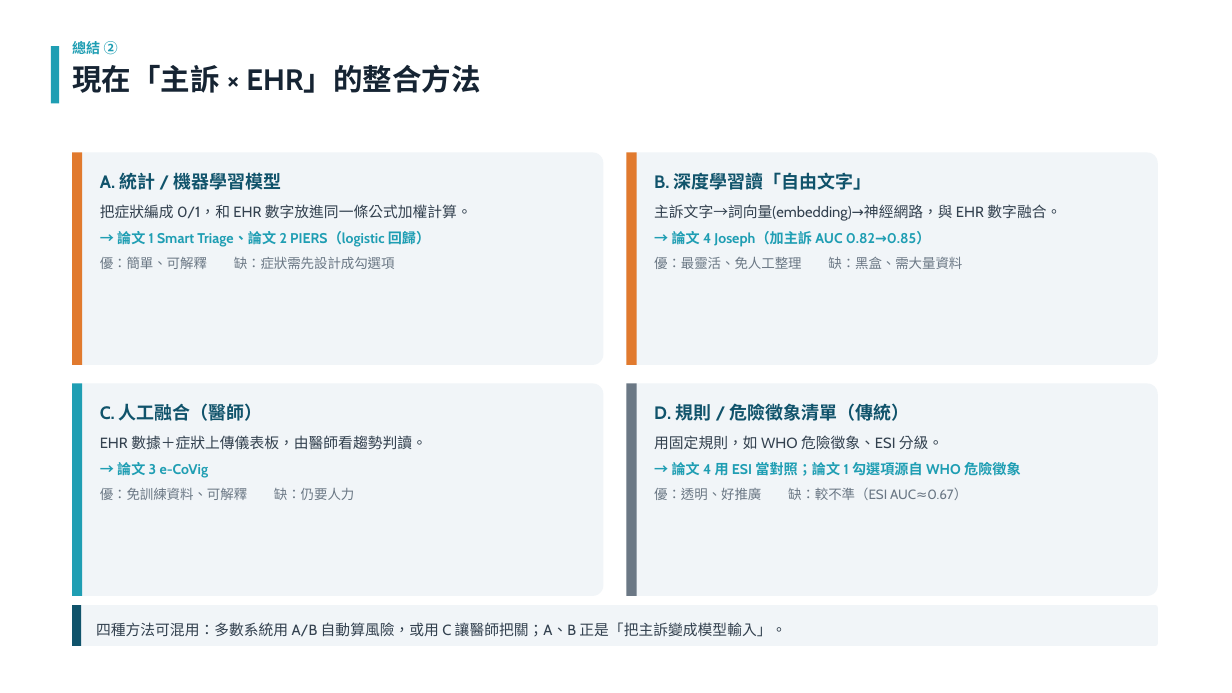
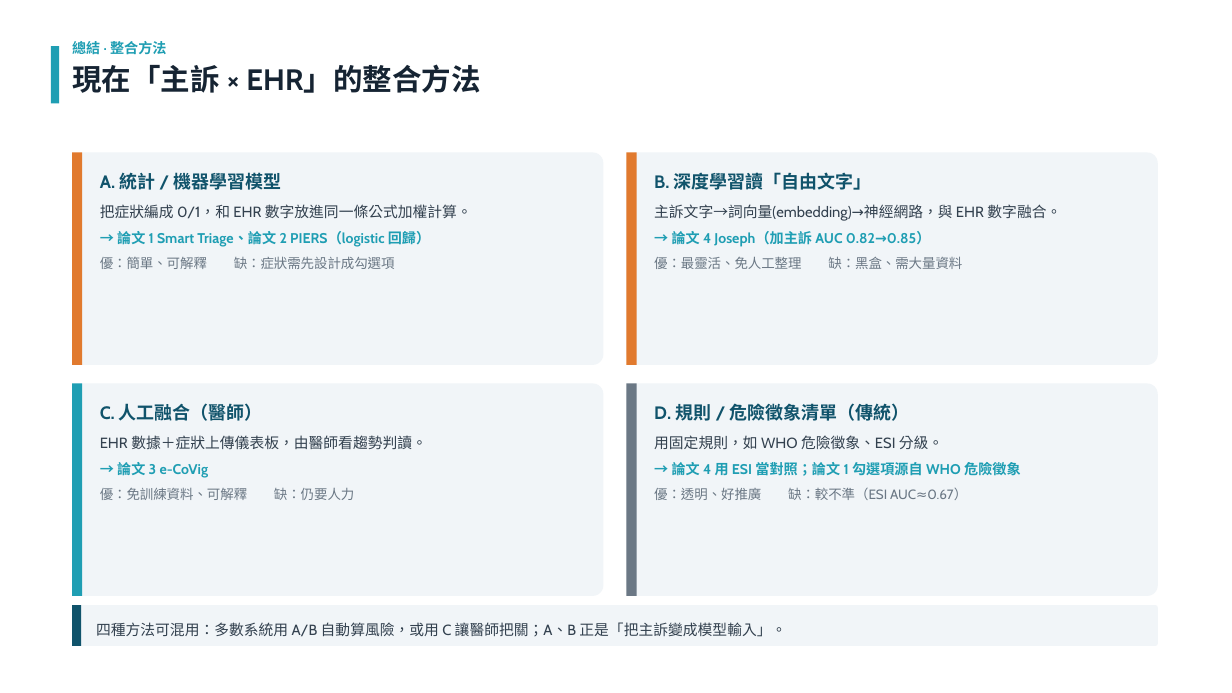
Before and after one commit to dmr1123/triage, a slide deck: slide 8 of ppt/低成本設備輔助檢傷_報告版.pptx (slide 5 before the commit). Drawn at 1232x693 pixels with LibreOffice and Linux fonts; fonts in the diff are those of the drawing. Boxes give left, top, right and bottom in pixels: in the first picture for what was removed or moved away, otherwise in the second. Text is boxed around its words. In the diff, an @@ line names an element or a change of style, - is before the commit and + after.

```diff
--- a/ppt/低成本設備輔助檢傷_報告版.pptx
+++ b/ppt/低成本設備輔助檢傷_報告版.pptx
@@ text at [72, 40, 167, 58]: text changed @@
-總結 ②
+總結 · 整合方法
```
Also in this commit, not shown: 4 other slides changed, 2 slides added, 4 other files.
